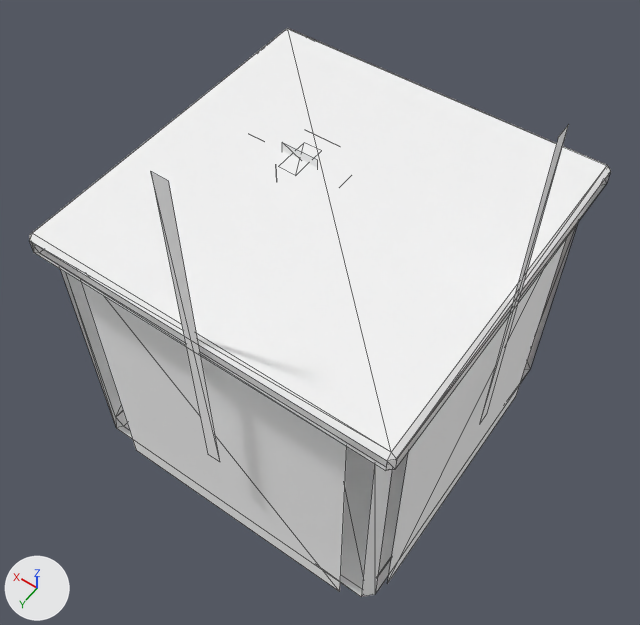
Renders of the glTF model support-level-3/assets/models/box_small.gltf from each side of a commit.
The view is the same before and after, from a camera (50 mm lens) standing at (-0.635, 0.916, 1.745) and looking at (-0.031, 0.07, 0.416). Arrows for +X, +Y and +Z are at lower left; the lights stay in place. The first picture is the older version. Mesh edges are drawn as thin lines. Vertices at exactly the same position are counted once.

Names of what the first picture shows: 'box_small'.
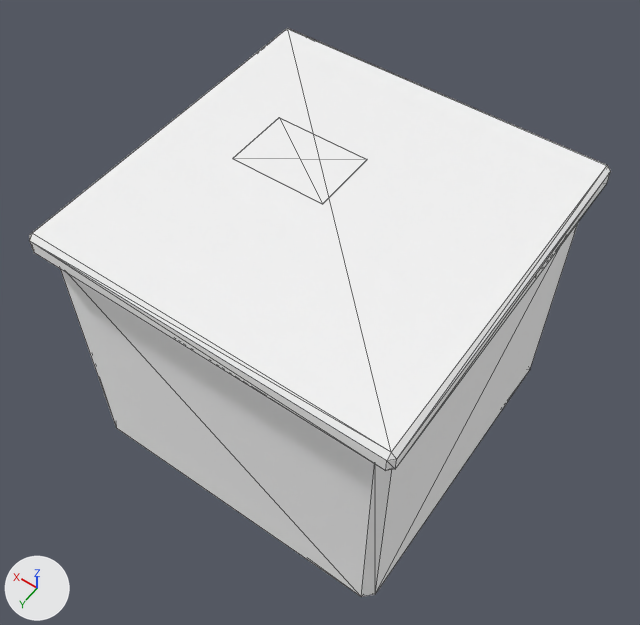
Where the change shows, as pixel boxes [x1, y1, x2, y2] in the pictures (640 x 625 px):
part 1 of me_box_small, added: after [233, 117, 367, 204]
part 2 of me_box_small, added: after [30, 173, 610, 596]

The change, as a list of edits to the scene's bpy script:
```text
Change me_box_small:
    used by ob_box_small; location = (0.0, 0.0, 0.0)
    verts and faces of me_box_small; kept vertices keep their numbers, new ones are numbered from 88
    before: 24 (-0.35, 0.33, 0.58), 25 (-0.35, -0.33, 0.58), 26 (-0.35, -0.33, 0.02) at pixel (530, 369), 27 (-0.35, 0.33, 0.02) at pixel (375, 594), 28 (0.33, 0.35, 0.02) at pixel (116, 427)
    before: 29 (0.33, 0.35, 0.58), 30 (-0.33, 0.35, 0.58), 31 (-0.33, 0.35, 0.02) at pixel (361, 596), 56 (-0.37, 0.36, 0.635) at pixel (396, 459), 57 (-0.37, -0.36, 0.635) at pixel (610, 171)
    before: 58 (-0.37, -0.36, 0.605) at pixel (606, 183), 59 (-0.37, 0.36, 0.605) at pixel (395, 469), 60 (0.36, 0.37, 0.605) at pixel (33, 252), 61 (0.36, 0.37, 0.635) at pixel (29, 240), 62 (-0.36, 0.37, 0.635) at pixel (386, 460)
    before: 63 (-0.36, 0.37, 0.605) at pixel (385, 470)
    remove me_box_small.from_pydata(...)  # 88 vertices, 100 faces; spans x -0.37..0.37, y -0.37..0.37, z -0.03..0.98
    add me_box_small.from_pydata(...)  # 56 vertices, 100 faces; spans x -0.37..0.37, y -0.37..0.37, z 0.0..0.646
    me_box_small part 1: a new loose piece, a box spanning x 0.0..0.2, y -0.12..0.02, z 0.6455..0.6465, in mat_receipt_paper (white #ffffff)
    me_box_small part 2
    add faces += [(25, 27, 26), (24, 27, 25), (29, 31, 30), (28, 31, 29), (57, 59, 58), (56, 59, 57)]  # mat_cardboard (white #ffffff)
    add faces += [(61, 63, 62), (60, 63, 61)]  # mat_cardboard (white #ffffff)
    other edits to the shape of me_box_small do not show in these pictures
```
